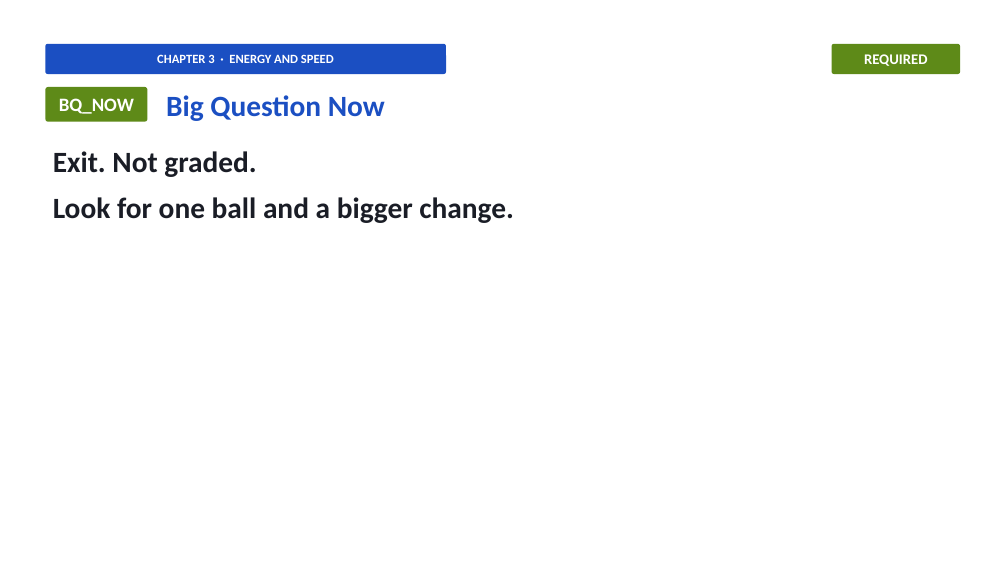
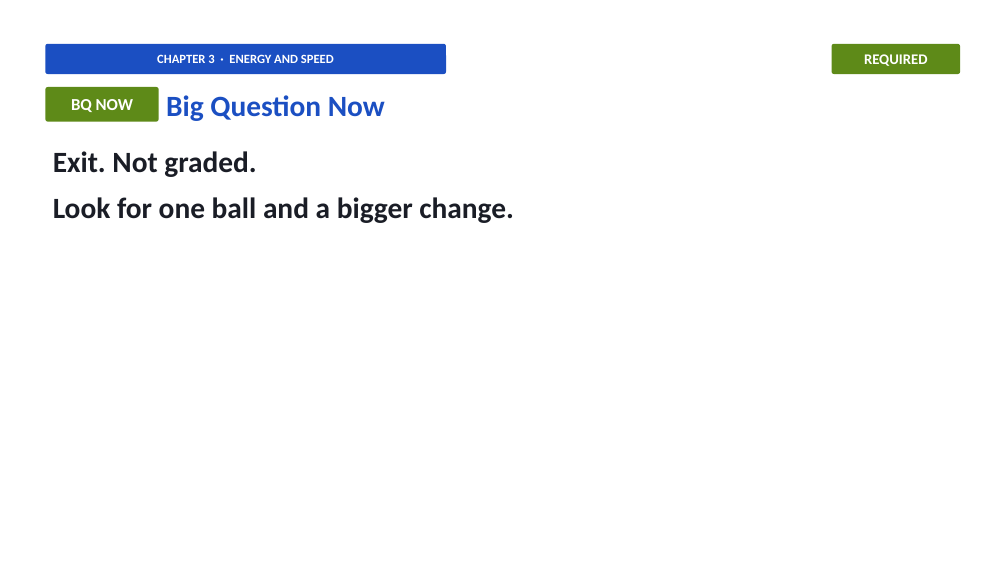
Before and after one commit to owenreagan-cyber/grade-4-energy-transfer-transformation, a slide deck: slide 39 of production/slides/03-ch3-energy-speed-slides.pptx. Drawn at 1008x567 pixels with LibreOffice and Linux fonts; fonts in the diff are those of the drawing. Boxes give left, top, right and bottom in pixels: in the first picture for what was removed or moved away, otherwise in the second. Text is boxed around its words. In the diff, an @@ line names an element or a change of style, - is before the commit and + after.

```diff
--- a/production/slides/03-ch3-energy-speed-slides.pptx
+++ b/production/slides/03-ch3-energy-speed-slides.pptx
@@ rounded rectangle "BQ NOW" resized from (x1=45, y1=87, x2=147, y2=122) to (x1=45, y1=87, x2=159, y2=122) @@
@@ text in rounded rectangle at (x1=71, y1=99, x2=133, y2=112): text changed; size 18 to 16 pt @@
-BQ_NOW
+BQ NOW
```
Also in this commit, not shown: 39 other slides changed, 19 other files.
